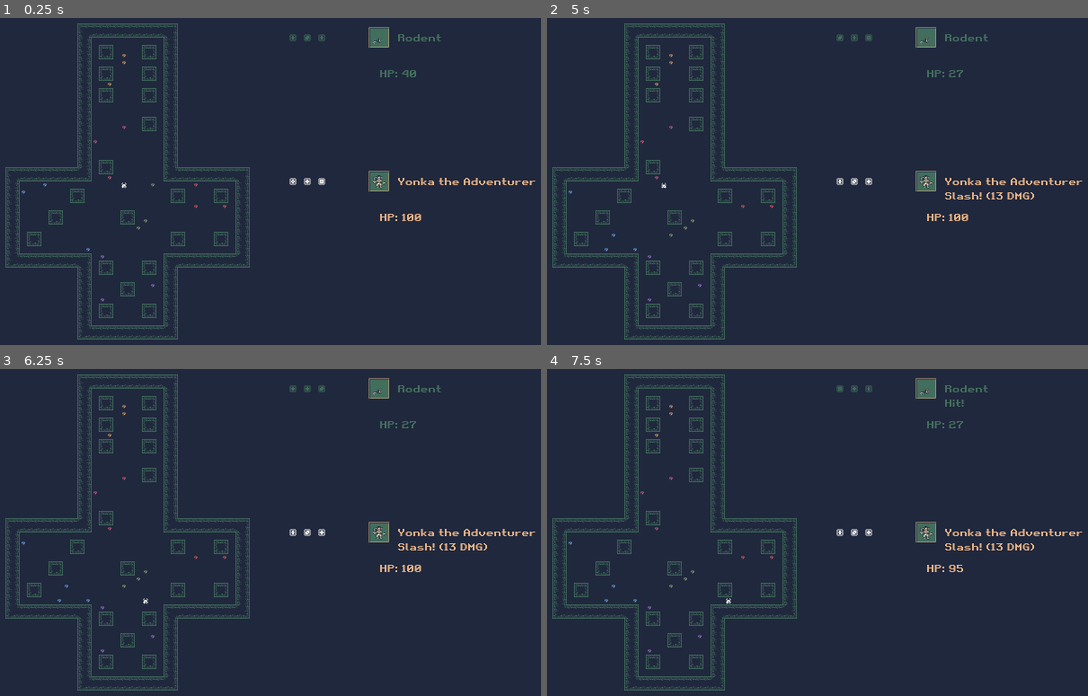
Above: before the commit, frames 1-4 (two rows, left to right).
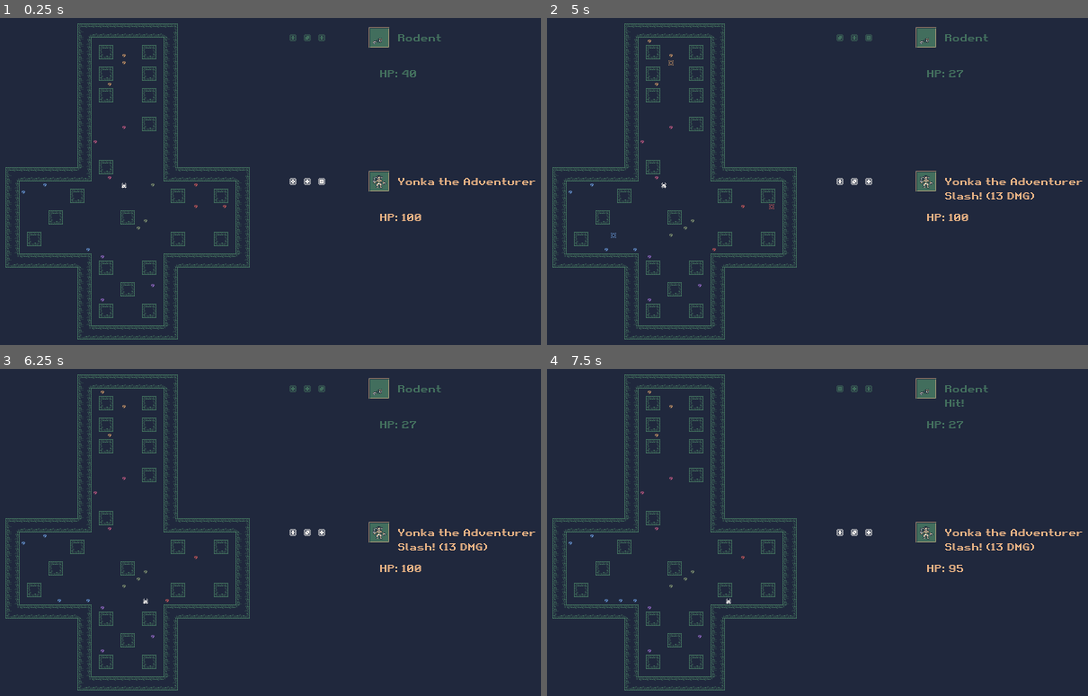
Above: after the commit, the same moments.

Repository: SLiV9/Die-Fiend
Game: Godot game, scene res://assets/level.tscn
Two runs of this game, one before a commit and one after it. Both use one fixed random seed, a clock stepped at 60 frames per second and the inputs below.
Inputs:
- Up to frame 1 (0.25 s): no input
- Up to frame 2 (5 s): tap Enter at 0.5, 2, 3.5 s; hold D (move_right) 0.53-1.28 s; hold Space (drop_item) 0.53-1.28 s; hold S (move_down) 1.28-2.03 s; tap Space (drop_item) at 1.35, 2.85, 4.35 s; hold D (move_right) 2.03-2.78 s; hold Space (drop_item) 2.03-2.78 s; hold W (move_up) 2.78-3.53 s; hold Space (drop_item) 3.53-4.28 s; hold A (move_left) from 3.53 s (still down)
- Up to frame 3 (6.25 s): release A (move_left) at 5.03 s; hold S (move_down) 5.03-5.78 s; hold Space (drop_item) 5.03-5.78 s; hold D (move_right) from 5.78 s (still down); tap Space (drop_item) at 5.85 s
- Up to frame 4 (7.5 s): release D (move_right) at 6.53 s; hold W (move_up) 6.53-7.28 s; hold Space (drop_item) 6.53-7.28 s; hold D (move_right) from 7.28 s (still down); tap Space (drop_item) at 7.35 s

The runs differ from the first frame. In frame 1, less than 0.1% of the frame differs, in the area x 22-24%, y 50-52%; in frame 2, less than 0.1%, in the area x 7-43%, y 6-72%; in frame 3, less than 0.1%; in frame 4, less than 0.1%.

Commit message:
Shards pop, Gems turn into Rocks.

Diff:
--- /dev/null
+++ b/assets/Pop.tscn
@@ -0,0 +1,20 @@
+[gd_scene load_steps=5 format=2]
+
+[ext_resource path="res://assets/1bitpack_kenney_monochrome_transparent_packed.png" type="Texture" id=1]
+[ext_resource path="res://assets/pop.gd" type="Script" id=2]
+
+[sub_resource type="AtlasTexture" id=1]
+atlas = ExtResource( 1 )
+region = Rect2( 496, 192, 16, 16 )
+
+[sub_resource type="SpriteFrames" id=2]
+animations = [ {
+"frames": [ SubResource( 1 ) ],
+"loop": true,
+"name": "default",
+"speed": 5.0
+} ]
+
+[node name="Node2D" type="AnimatedSprite"]
+frames = SubResource( 2 )
+script = ExtResource( 2 )
--- /dev/null
+++ b/assets/Rock.tscn
@@ -0,0 +1,29 @@
+[gd_scene load_steps=5 format=2]
+
+[ext_resource path="res://assets/1bitpack_kenney_monochrome_transparent_packed.png" type="Texture" id=1]
+
+[sub_resource type="RectangleShape2D" id=28]
+extents = Vector2( 7, 7 )
+
+[sub_resource type="AtlasTexture" id=29]
+atlas = ExtResource( 1 )
+region = Rect2( 512, 160, 16, 16 )
+
+[sub_resource type="SpriteFrames" id=30]
+animations = [ {
+"frames": [ SubResource( 29 ) ],
+"loop": true,
+"name": "default",
+"speed": 5.0
+} ]
+
+[node name="Rock" type="StaticBody2D"]
+position = Vector2( 488, 424 )
+collision_mask = 7
+
+[node name="CollisionShape2D" type="CollisionShape2D" parent="."]
+shape = SubResource( 28 )
+
+[node name="AnimatedSprite" type="AnimatedSprite" parent="."]
+modulate = Color( 0.258824, 0.431373, 0.364706, 1 )
+frames = SubResource( 30 )
--- a/assets/level.gd
+++ b/assets/level.gd
@@ -30,7 +30,7 @@
 			return
 
 
-func remove_item_in_room(i):
+func pop_item_in_room(i):
 	var bbox = room_bbox(i)
 	var targets = []
 	for child in get_children():
@@ -40,6 +40,17 @@
 	if targets.size() > 0:
 		targets.shuffle()
 		var item = targets.pop_front()
+		var opposite_face = 5 - i
+		if item is Shard:
+			var pop = $ResourcePreloader.get_resource("Pop").instance()
+			pop.position = item.position
+			pop.modulate = item.get_node("AnimatedSprite").modulate
+			add_child(pop)
+			spawn_shard_in_room(5 - i)
+		else:
+			var rock = $ResourcePreloader.get_resource("Rock").instance()
+			rock.position = item.position
+			add_child(rock)
 		item.queue_free()
 
 
@@ -89,6 +100,4 @@
 
 func _on_Roller_roll_determined(results):
 	for result in results:
-		remove_item_in_room(result - 1)
-		var opposite_face = 7 - result
-		spawn_shard_in_room(opposite_face - 1)
+		pop_item_in_room(result - 1)
--- a/assets/level.tscn
+++ b/assets/level.tscn
@@ -12,6 +12,8 @@
 [ext_resource path="res://assets/hero.gd" type="Script" id=10]
 [ext_resource path="res://assets/roller.gd" type="Script" id=11]
 [ext_resource path="res://assets/monster.gd" type="Script" id=12]
+[ext_resource path="res://assets/Pop.tscn" type="PackedScene" id=13]
+[ext_resource path="res://assets/Rock.tscn" type="PackedScene" id=14]
 
 [sub_resource type="ConvexPolygonShape2D" id=7]
 points = PoolVector2Array( 16, 16, 0, 16, 0, 0, 16, 0 )
@@ -438,6 +440,7 @@
 [node name="AnimatedSprite" type="AnimatedSprite" parent="Gremlin"]
 frames = SubResource( 2 )
 animation = "idle"
+frame = 1
 playing = true
 offset = Vector2( 0, -1 )
 
@@ -512,7 +515,7 @@
 shape = SubResource( 31 )
 
 [node name="ResourcePreloader" type="ResourcePreloader" parent="."]
-resources = [ PoolStringArray( "Gem", "Shard" ), [ ExtResource( 6 ), ExtResource( 5 ) ] ]
+resources = [ PoolStringArray( "Gem", "Pop", "Rock", "Shard" ), [ ExtResource( 6 ), ExtResource( 13 ), ExtResource( 14 ), ExtResource( 5 ) ] ]
 
 [node name="Monster" type="AnimatedSprite" parent="."]
 position = Vector2( 800, 0 )
--- a/assets/player.gd
+++ b/assets/player.gd
@@ -88,9 +88,10 @@
 
 
 func _on_Area2D_body_entered(body):
-	if body is StaticBody2D:
+	if body is Shard or body is Gem:
 		body.queue_free()
-		emit_signal("shard_consumed")
+		if body is Shard:
+			emit_signal("shard_consumed")
 		num_shards_consumed += 1
 		if num_shards_consumed >= NUM_SHARDS_NEEDED:
 			$AnimatedSprite.animation = "jumping"
--- /dev/null
+++ b/assets/pop.gd
@@ -0,0 +1,8 @@
+extends AnimatedSprite
+
+var disappear_delay = 1
+
+func _process(delta):
+	disappear_delay -= delta
+	if disappear_delay < 0:
+		queue_free()
Not shown: 1 places in assets/level.tscn that only renumber resources
